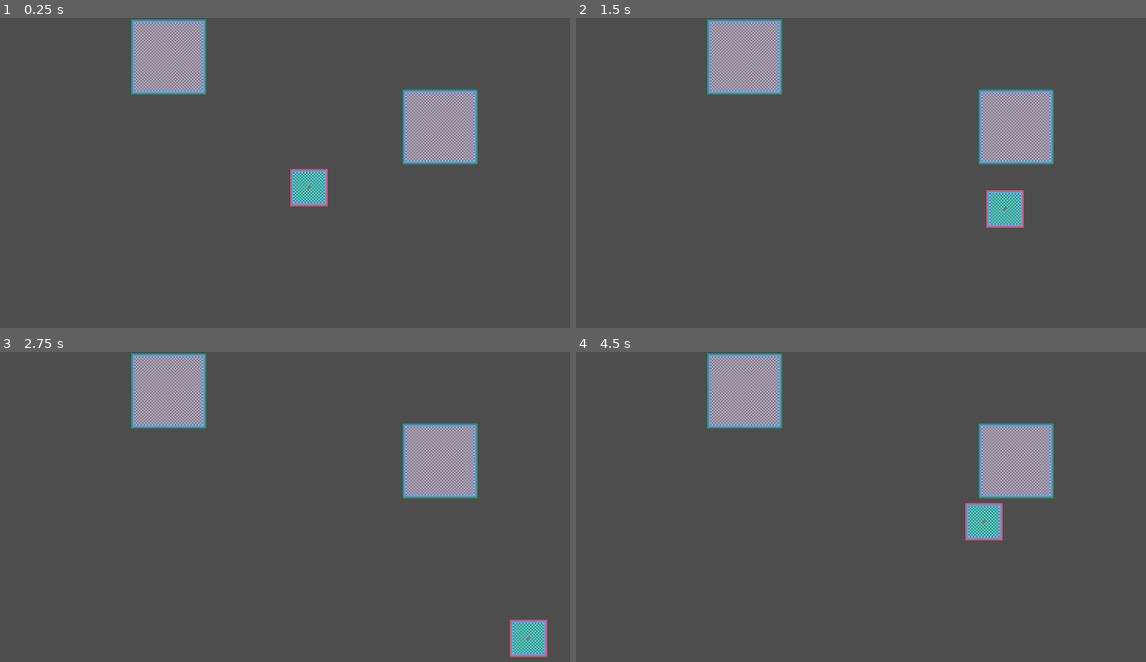
Above: before the commit, frames 1-4 (two rows, left to right).
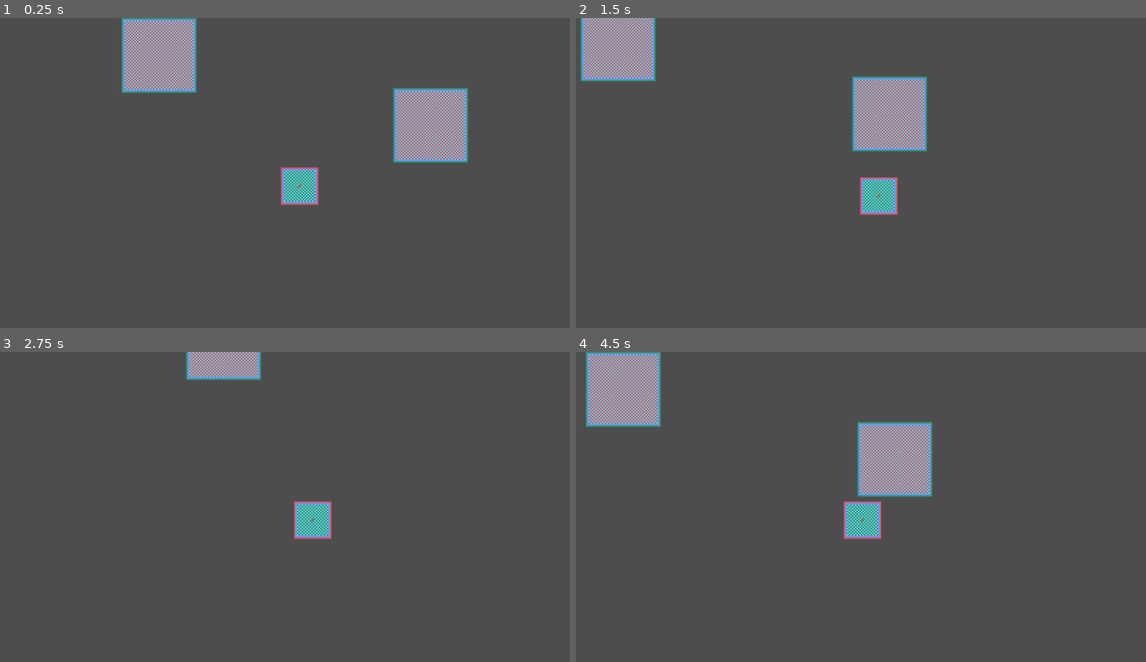
Above: after the commit, the same moments.

Repository: Laquinh/hell-duck-game
Game: Godot game, scene res://main.tscn
Two runs of this game, one before a commit and one after it. Both use one fixed random seed, a clock stepped at 60 frames per second and the inputs below.
Inputs:
- Up to frame 1 (0.25 s): no input
- Up to frame 2 (1.5 s): tap Enter at 0.5 s; hold Right (move_right) 0.53-1.28 s; hold Down (move_down) from 1.28 s (still down)
- Up to frame 3 (2.75 s): release Down (move_down) at 2.03 s; hold Right (move_right) from 2.03 s (still down)
- Up to frame 4 (4.5 s): release Right (move_right) at 2.78 s; hold Up (move_up) 2.78-3.53 s; hold Left (move_left) from 3.53 s (still down)

The runs differ from the first frame. In frame 1, 7.7% of the frame differs, in the area x 21-84%, y 0-61%; in frame 2, 14%; in frame 3, 8.8%; in frame 4, 14%, in the area x 1-84%, y 0-61%.

Commit message:
Enable player camera with smoothing

Diff:
--- a/main.tscn
+++ b/main.tscn
@@ -9,6 +9,7 @@
 position = Vector2(6, 1)
 
 [node name="Camera2D" type="Camera2D" parent="."]
+enabled = false
 zoom = Vector2(3, 3)
 
 [node name="Furniture" parent="." instance=ExtResource("2_0xm2m")]
--- a/player/player.tscn
+++ b/player/player.tscn
@@ -19,5 +19,6 @@
 
 [node name="Camera2D" type="Camera2D" parent="."]
 visible = false
-enabled = false
-zoom = Vector2(5, 5)
+zoom = Vector2(3, 3)
+position_smoothing_enabled = true
+position_smoothing_speed = 10.0
